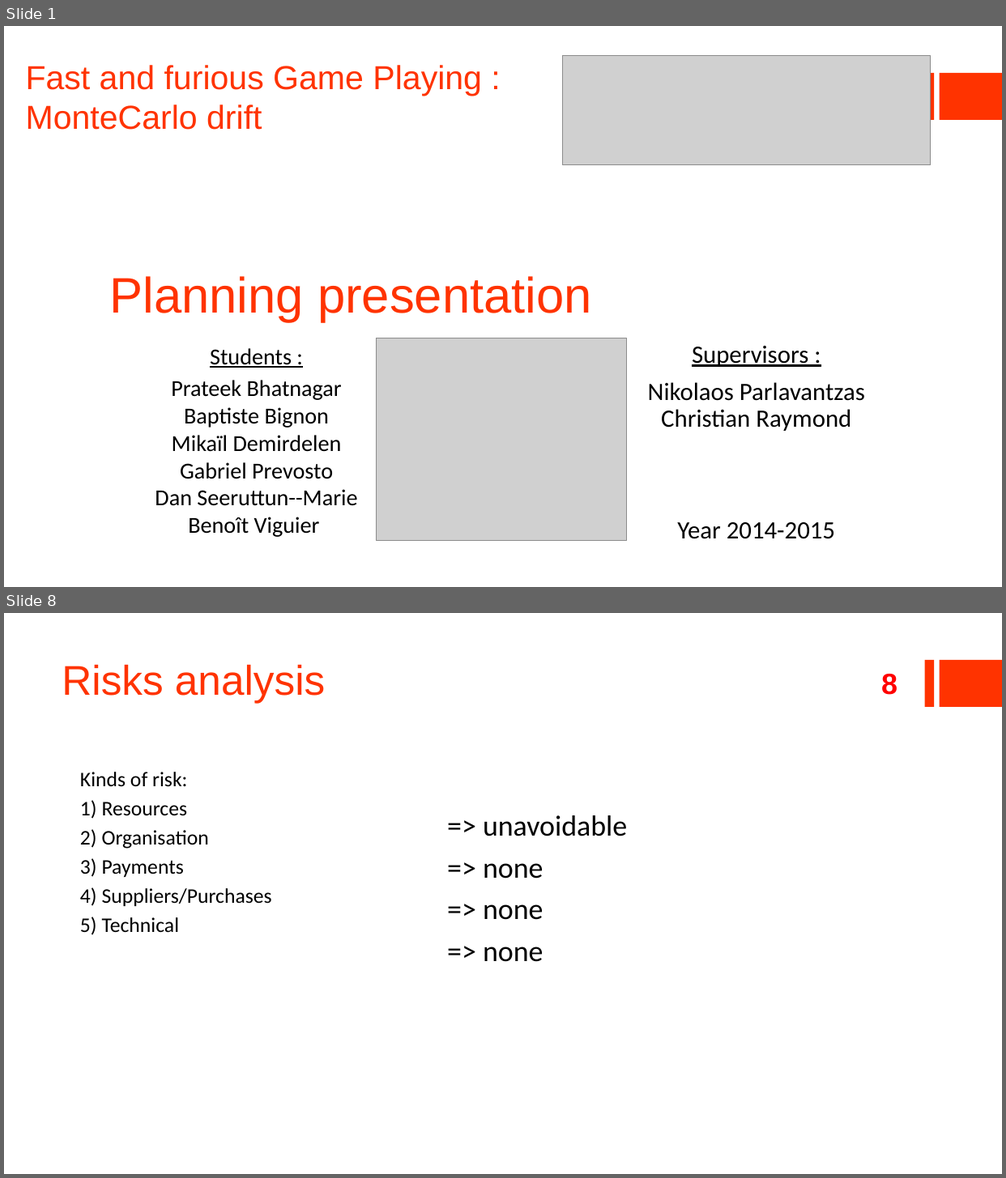
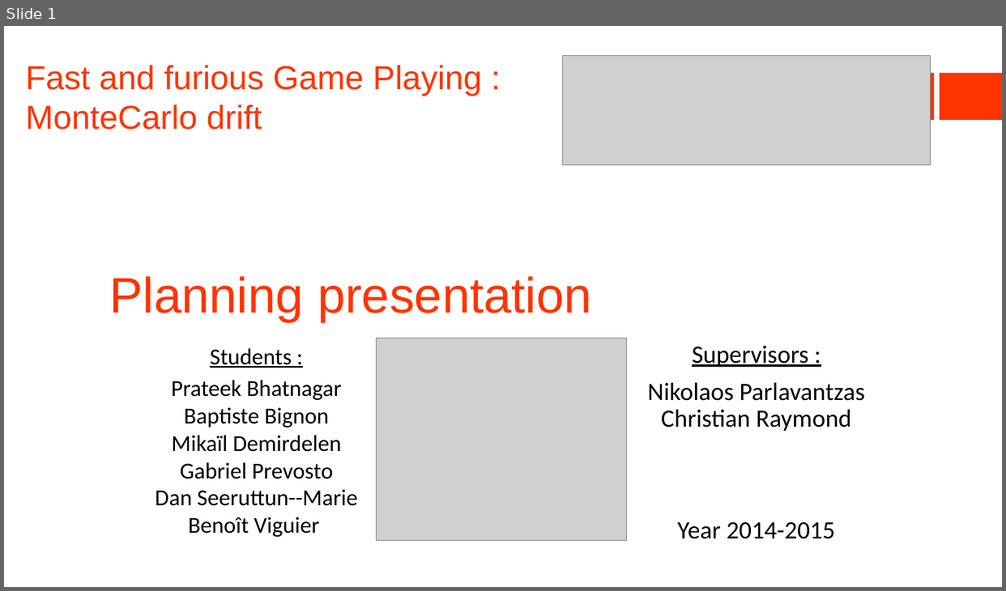
Before and after one commit to ildyria/Arimaa, a slide deck: Docs/Reports/Planning Presentation/V2Planning.pptx. Shown one above the other, each under a label of ours: slides 1 and 8 before the commit, slide 1 after it; the slides between them are not shown. The pictures are 1006x1178 and 1006x591 pixels, drawn with LibreOffice and Linux fonts; fonts in the diff are those of the drawing; grey boxes stand for pictures. Boxes give left, top, right and bottom in pixels: in the first picture for what was removed or moved away, otherwise in the second. Text is boxed around its words. In the diff, an @@ line names an element or a change of style, - is before the commit and + after.

```diff
--- a/Docs/Reports/Planning Presentation/V2Planning.pptx
+++ b/Docs/Reports/Planning Presentation/V2Planning.pptx
@@ slide 8 removed at [4, 613, 1002, 1174], background #FFFFFF; not listed: 2 template elements that a slide beside it also shows @@
@@ title removed at [62, 664, 325, 703] @@
-Risks analysis
@@ page number removed at [881, 674, 897, 695] @@
-8
@@ text removed at [80, 772, 272, 935] @@
-Kinds of risk:
-1) Resources
-2) Organisation
-3) Payments
-4) Suppliers/Purchases
-5) Technical
@@ text removed at [483, 815, 627, 962] @@
-=> unavoidable
-=> none
-=> none
-=> none
```
Also in this commit, not shown: 9 slides changed, 1 slide added, 1 other slide removed.
